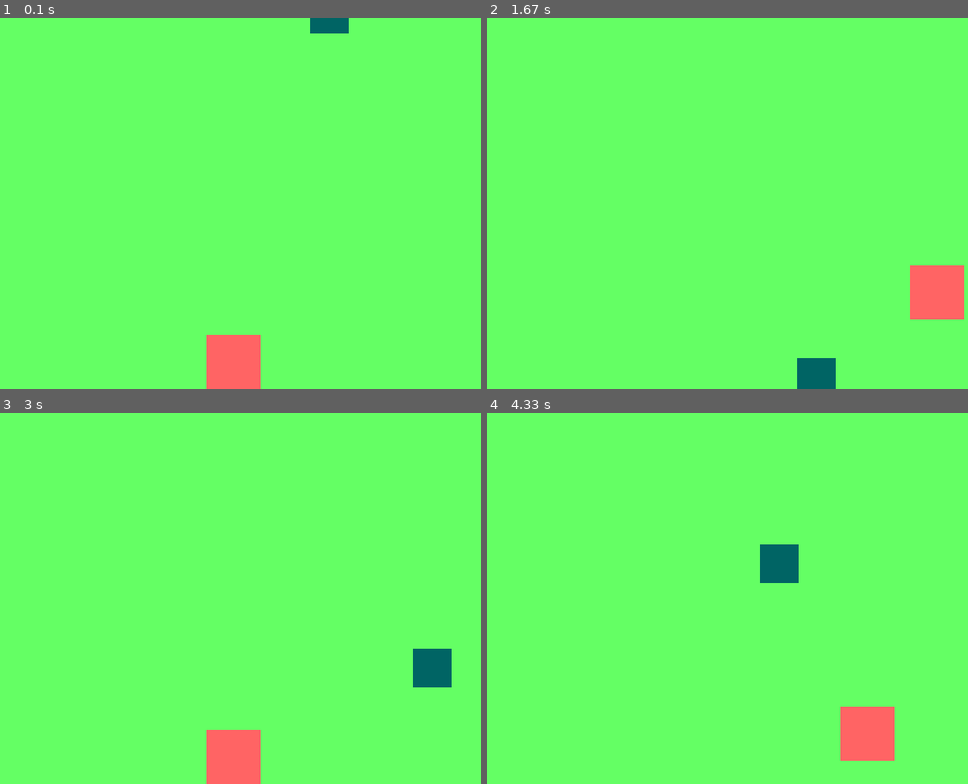
Above: before the commit, frames 1-4 (two rows, left to right).
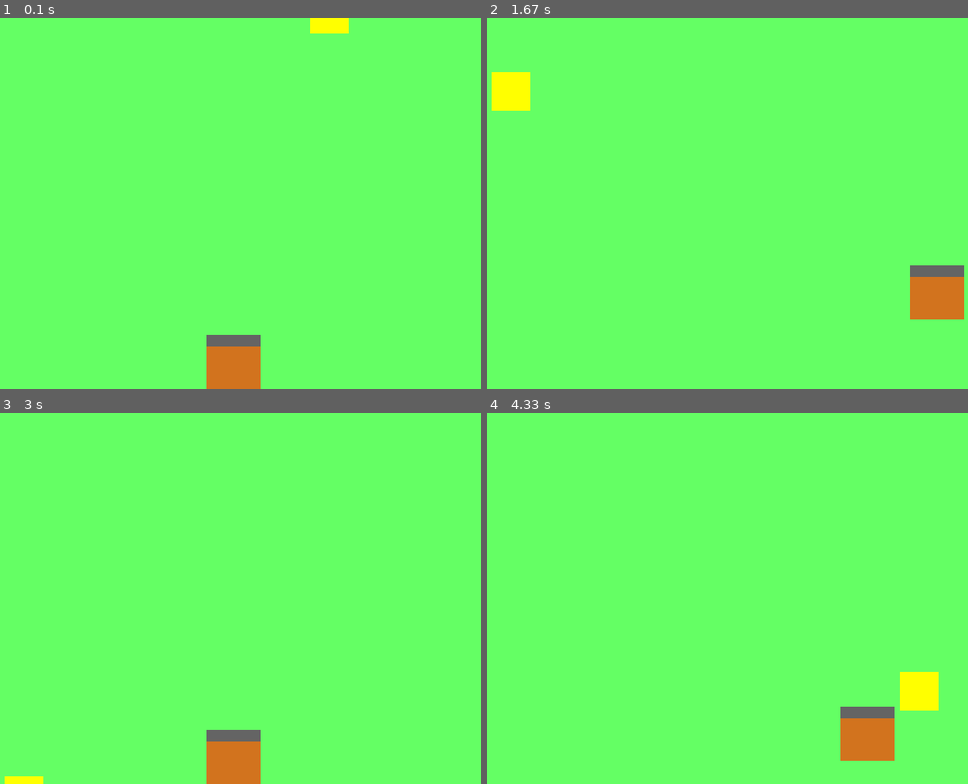
Above: after the commit, the same moments.

Repository: yosupc/pygame_projects
Game: pygame game, started from collect_rewards/collect_rewards.py
The game is run twice, just before and just after one commit, with the same random seed, the same clock (stepped at 60 frames per second) and the same inputs.
Inputs:
- Up to frame 1 (0.1 s): no input
- Up to frame 2 (1.67 s): hold Right 0.33-0.8 s; hold Up 0.83-1.13 s; hold Right 1.17-1.63 s
- Up to frame 3 (3 s): hold Left 1.67-2.2 s; hold Down 2.23-2.53 s; hold Left 2.57-2.97 s
- Up to frame 4 (4.33 s): hold Up 3-3.37 s; hold Right 3.4-4.03 s; hold Down from 4.07 s (still down)

The runs differ from the first frame. In frame 1, 2.0% of the frame differs, in the area x 42-73%, y 0-100%; in frame 2, 3.1%; in frame 3, 2.6%; in frame 4, 3.3%, in the area x 56-94%, y 35-94%.

Commit message:
reward and basket interaction

Diff:
--- a/collect_rewards/collect_rewards.py
+++ b/collect_rewards/collect_rewards.py
@@ -11,11 +11,17 @@
 screen_height = 480
 screen = pygame.display.set_mode((screen_width, screen_height))
 
-# creating character's size
-character_width = 70
-character_height = 70
-x_pos = int(screen_width/2) - int(character_width/2)
-y_pos = screen_height - character_height
+# creating basket's size
+basket_width = 70
+basket_height = 70
+x_pos = int(screen_width/2) - int(basket_width/2)
+y_pos = screen_height - basket_height
+
+# creating basket2 (upper part)
+basket_top_width = 70
+basket_top_height = 15
+top_x = x_pos
+top_y = y_pos
 
 # creating reward
 reward_width = 50
@@ -24,6 +30,7 @@
 fixed_reward_height = reward_height
 reward_y = - fixed_reward_height
 
+score = 0
 running = True
 while running:
     framesPS = clock.tick(60)
@@ -31,7 +38,7 @@
         if event.type == pygame.QUIT:
             running = False
 
-    # a character move by keyboard arrows
+    # a basket move by keyboard arrows
     pressed = pygame.key.get_pressed()
     if pressed[pygame.K_LEFT]:
         x_pos -= 5
@@ -45,16 +52,17 @@
     # move boundaries
     if x_pos <= 0:
         x_pos = 0
-    elif x_pos >= screen_width - character_width:
-        x_pos = screen_width - character_width
+    elif x_pos >= screen_width - basket_width:
+        x_pos = screen_width - basket_width
     if y_pos <= 0:
         y_pos = 0
-    elif y_pos >= screen_height - character_height:
-        y_pos = screen_height - character_height
+    elif y_pos >= screen_height - basket_height:
+        y_pos = screen_height - basket_height
 
     screen.fill ((100, 255, 100))
-    pygame.draw.rect(screen, (255, 100, 100),(x_pos, y_pos, character_width, character_height))
-    pygame.draw.rect(screen, (0, 100, 100),(reward_x, reward_y, reward_width, reward_height))
+    pygame.draw.rect(screen, (210,115,30),(x_pos, y_pos, basket_width, basket_height))
+    pygame.draw.rect(screen, (100,100,100),(x_pos, y_pos, basket_top_width, basket_top_height))
+    pygame.draw.rect(screen, (255, 255, 0),(reward_x, reward_y, reward_width, reward_height))
 
 
     if reward_y == screen_height:
@@ -63,6 +71,19 @@
     else:
         reward_y += 5
 
+    # reward collision
+    if reward_y == y_pos:
+        tmp = reward_x
+        basket_range_x = x_pos + basket_width
+        for i in range (reward_width):
+            if x_pos <= tmp & tmp <= basket_range_x:
+                score += 10
+                reward_x = random.randint(0, screen_width - reward_width)
+                reward_y = - fixed_reward_height
+                print("score: ", score)
+                break
+            tmp += 1
+
     pygame.display.update()
 
 
